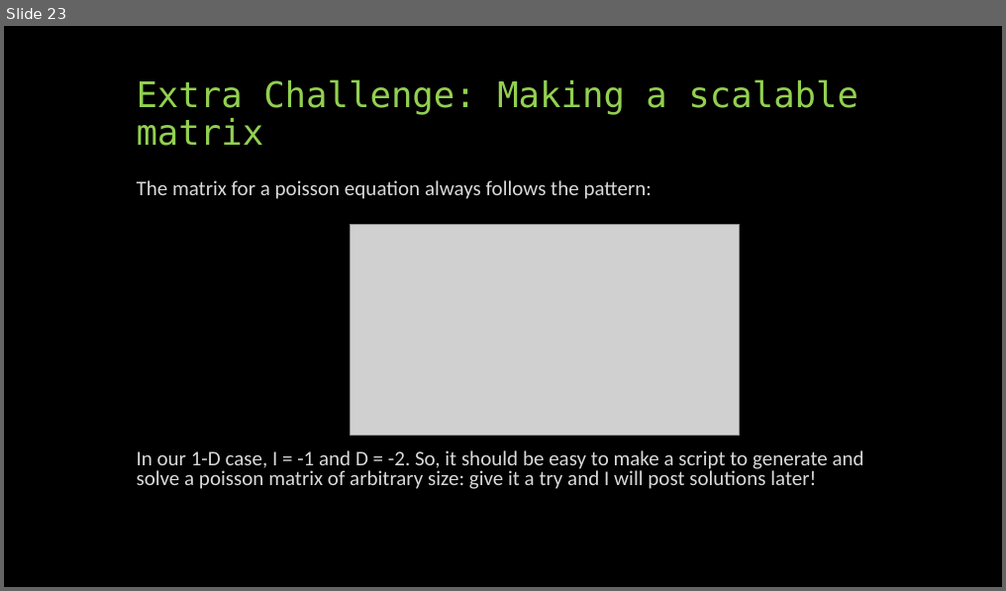
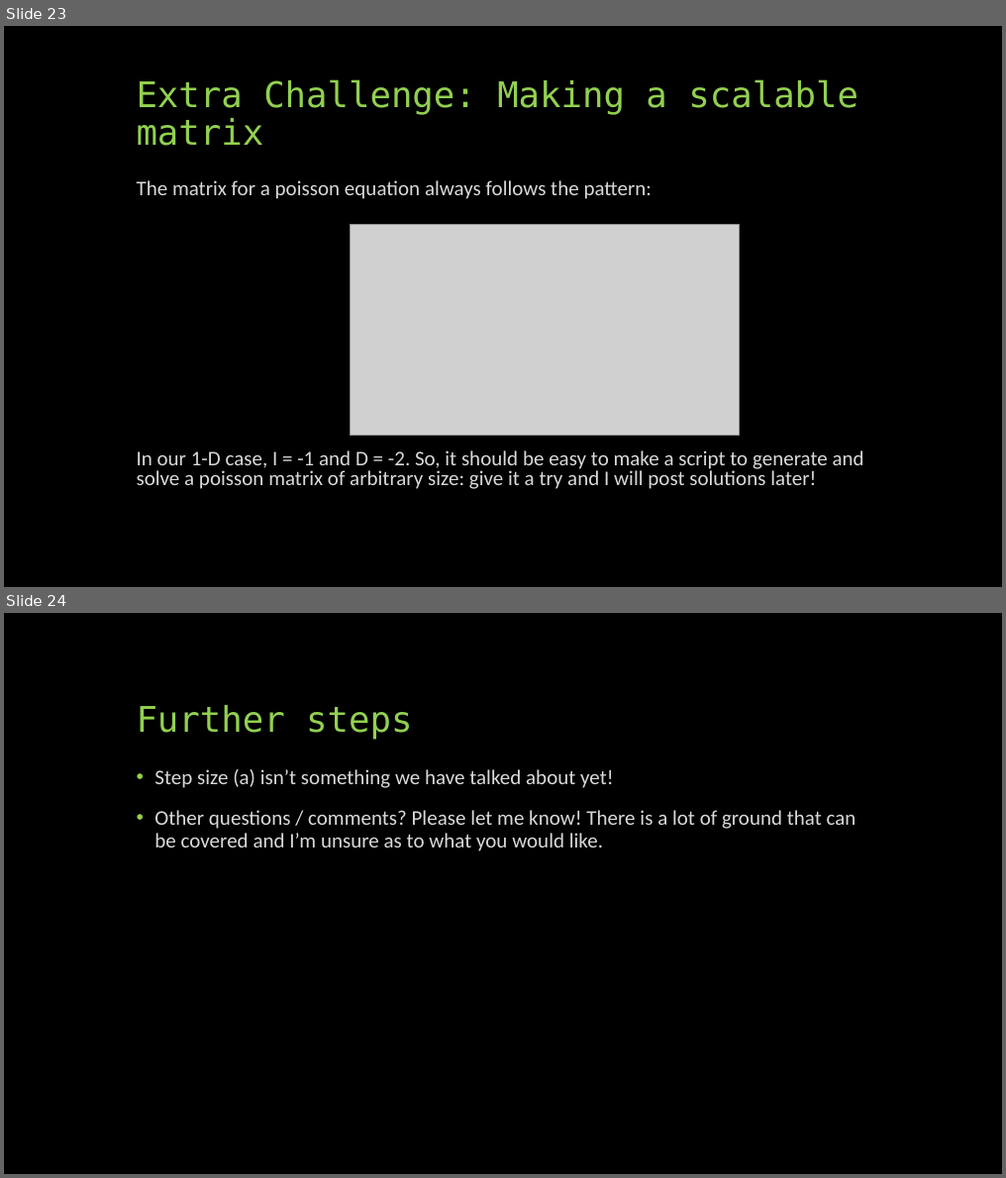
Before and after one commit to phys3112/Tutorials-2020, a slide deck: Tutorial 5 Iterative Methods/Tutorial 5 Presentation.pptx. Shown one above the other, each under a label of ours: slide 23 before the commit, slides 23 and 24 after it. The pictures are 1006x591 and 1006x1178 pixels, drawn with LibreOffice and Linux fonts; fonts in the diff are those of the drawing; grey boxes stand for pictures. Boxes give left, top, right and bottom in pixels: in the first picture for what was removed or moved away, otherwise in the second. Text is boxed around its words. In the diff, an @@ line names an element or a change of style, - is before the commit and + after.

```diff
--- a/Tutorial 5 Iterative Methods/Tutorial 5 Presentation.pptx
+++ b/Tutorial 5 Iterative Methods/Tutorial 5 Presentation.pptx
@@ slide 24 added at (4,613,1002,1174), background #000000 @@
@@ title added at (137,705,412,740), 34 pt, text #92D050 @@
+Further steps
@@ text added at (154,769,856,852), 20 pt, text #D9D9D9 @@
+• Step size (a) isn’t something we have talked about yet!
+• Other questions / comments? Please let me know! There is a lot of ground that can be covered and I’m unsure as to what you would like.
```
Also in this commit, not shown: 4 other files.
